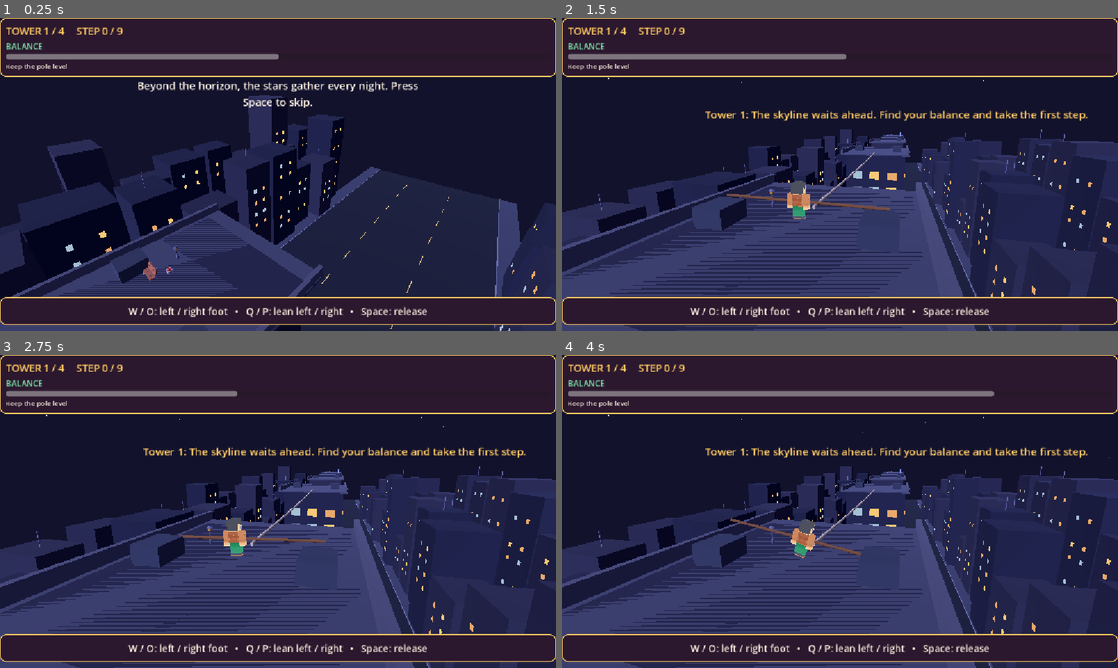
Above: before the commit, frames 1-4 (two rows, left to right).
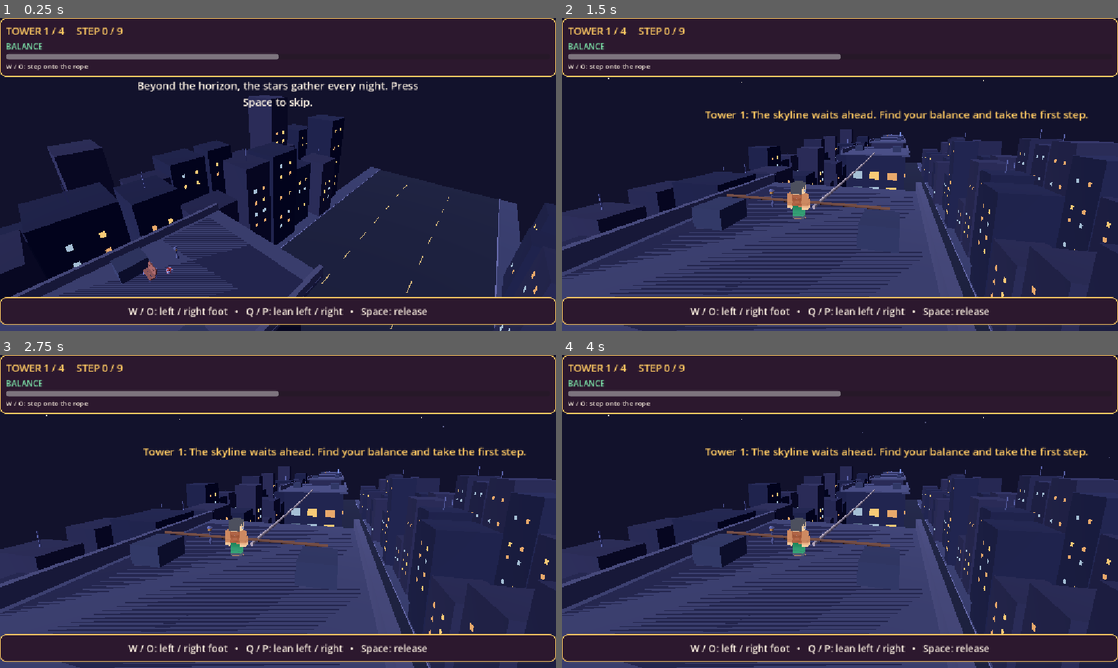
Above: after the commit, the same moments.

Repository: Ady-computerscience/tightrope_walker_alpha
Game: Godot game, scene res://scenes/main.tscn
Same seed, same stepped clock (60 frames per second), same inputs: the game is played once before the commit and once after it.
Inputs:
- Up to frame 1 (0.25 s): no input
- Up to frame 2 (1.5 s): tap Space (release) at 0.5, 0.6 s; hold P (lean_right) 0.53-1.28 s; tap E at 0.8, 1.35 s; hold Q (lean_left) from 1.28 s (still down)
- Up to frame 3 (2.75 s): tap Space (release) at 1.55, 2.1 s; release Q (lean_left) at 2.03 s; hold P (lean_right) from 2.03 s (still down); tap E at 2.3 s
- Up to frame 4 (4 s): tap E at 2.85, 3.8 s; tap Space (release) at 3.05, 3.6 s; release P (lean_right) at 3.53 s; hold Q (lean_left) from 3.53 s (still down)

The runs differ from the first frame. In frame 1, 0.1% of the frame differs, in the area x 1-16%, y 14-17%; in frame 2, 0.2%; in frame 3, 0.7%; in frame 4, 1.4%, in the area x 1-78%, y 11-65%.

Commit message:
Activate balance and interruptions after the first step
The stuntman begins each checkpoint on the rooftop. The first step moves
him onto the rope; balance and interruption rules activate when the step
animation finished. This applies after fall respawns.

Diff:
--- a/scripts/game.gd
+++ b/scripts/game.gd
@@ -232,6 +232,8 @@
 	if progress >= 1.0:
 		step_duration = 0.0
 		_play_walker_animation("idle")
+		if rules.step == 1 and not rules.on_rope:
+			rules.reach_rope()
 		if step_result == "tower":
 			rules.reach_tower()
 			_announce_tower()
@@ -342,11 +344,14 @@
 
 func _update_hud() -> void:
 	var cue := "Keep the pole level"
-	match rules.stage_kind():
-		"Wind": cue = "Wind: %s  %.0f%%" % ["RIGHT" if rules.wind_dir > 0 else "LEFT", rules.wind_ramp * 100.0]
-		"Birds": cue = "Center bird: Q / P  %.1fs" % rules.bird_timer if rules.bird_phase == "warn" else ("Bird gust!" if rules.bird_gust_timer > 0.0 else ("Birds incoming" if rules.bird_phase == "approach" else "Watch for the birds"))
-		"Tension": cue = "Tension: %.0f%%  •  Space to release" % [rules.tension * 100.0]
-		"Sway": cue = "Sway: %.0f%%  •  Step near center" % [rules.sway * 100.0]
+	if not rules.on_rope:
+		cue = "W / O: step onto the rope"
+	else:
+		match rules.stage_kind():
+			"Wind": cue = "Wind: %s  %.0f%%" % ["RIGHT" if rules.wind_dir > 0 else "LEFT", rules.wind_ramp * 100.0]
+			"Birds": cue = "Center bird: Q / P  %.1fs" % rules.bird_timer if rules.bird_phase == "warn" else ("Bird gust!" if rules.bird_gust_timer > 0.0 else ("Birds incoming" if rules.bird_phase == "approach" else "Watch for the birds"))
+			"Tension": cue = "Tension: %.0f%%  •  Space to release" % [rules.tension * 100.0]
+			"Sway": cue = "Sway: %.0f%%  •  Step near center" % [rules.sway * 100.0]
 	hud.show_status(rules.tower, rules.step, Rules.STEPS_PER_TOWER, rules.stage_kind(), rules.tilt, cue)
 
 
--- a/scripts/tightrope_rules.gd
+++ b/scripts/tightrope_rules.gd
@@ -36,6 +36,7 @@
 var tower := 1
 var checkpoint_tower := 1
 var step := 0
+var on_rope := false
 var state := "walking"
 var time := 0.0
 var stage_time := 0.0
@@ -115,6 +116,12 @@
 		return events
 	var dt := minf(delta, 0.1)
 	time += dt
+	if not on_rope:
+		tilt = 0.0
+		tilt_vel = 0.0
+		lean_smooth = 0.0
+		push = 0.0
+		return events
 	stage_time += dt
 	var stage_push := sin(time * 1.7) * WOBBLE + sin(time * 3.1 + 1.0) * WOBBLE * 0.45
 	match stage_kind():
@@ -187,14 +194,17 @@
 		return "blocked"
 	if time - last_step_at < STEP_COOLDOWN:
 		return "cooldown"
+	if step > 0 and not on_rope:
+		return "blocked"
 	last_step_at = time
 	var result := "ok"
-	if stage_kind() == "Tension":
+	if on_rope and stage_kind() == "Tension":
 		tension = minf(0.99, tension + TENSION_PER_STEP)
-	elif stage_kind() == "Sway" and not sway_safe(sway):
+	elif on_rope and stage_kind() == "Sway" and not sway_safe(sway):
 		tilt_vel += (1 if sway >= 0.0 else -1) * SWAY_SHOVE
 		result = "shove"
-	tilt_vel += _rng.randf_range(-0.3, 0.3)
+	if on_rope:
+		tilt_vel += _rng.randf_range(-0.3, 0.3)
 	step += 1
 	if step >= STEPS_PER_TOWER:
 		if tower >= TOWER_COUNT:
@@ -210,7 +220,7 @@
 
 
 func release() -> String:
-	if state != "walking" or stage_kind() != "Tension":
+	if state != "walking" or not on_rope or stage_kind() != "Tension":
 		return "none"
 	if time - last_release_at < RELEASE_COOLDOWN:
 		return "cooldown"
@@ -233,6 +243,11 @@
 		checkpoint_tower = tower
 
 
+func reach_rope() -> void:
+	if state == "walking" and step == 1:
+		on_rope = true
+
+
 func _fall(reason: String, events: Array[Dictionary], direction: int = 0) -> void:
 	state = "falling"
 	falls += 1
@@ -247,6 +262,7 @@
 
 func _reset_stage() -> void:
 	step = 0
+	on_rope = false
 	tilt = 0.0
 	tilt_vel = 0.0
 	lean_smooth = 0.0
--- a/tests/test_rules.gd
+++ b/tests/test_rules.gd
@@ -7,6 +7,7 @@
 
 func _initialize() -> void:
 	_test_path()
+	_test_safe_checkpoints()
 	_test_steps_and_checkpoints()
 	_test_checkpoint_respawn()
 	_test_wind_disabled()
@@ -39,10 +40,35 @@
 			_check(Rules.rope_at(Rules.step_z(tower, step)).get("tower", -1) == tower, "tower %d step %d is on rope" % [tower, step])
 
 
+func _test_safe_checkpoints() -> void:
+	for tower_number in range(1, Rules.TOWER_COUNT + 1):
+		var run := Rules.new(100 + tower_number)
+		run.tower = tower_number
+		run.tilt = 0.99
+		run.tilt_vel = 2.0
+		run.bird_timer = 0.0
+		run.tension = 0.99
+		var events := run.update(0.1, 1.0)
+		_check(events.is_empty() and run.state == "walking" and not run.on_rope and is_zero_approx(run.tilt) and is_zero_approx(run.stage_time), "tower %d checkpoint ignores balance and interruptions" % tower_number)
+		_check(run.try_step() == "ok" and run.step == 1 and not run.on_rope, "tower %d first step begins from rooftop" % tower_number)
+		for tick in 4:
+			events = run.update(0.1, 1.0)
+			_check(events.is_empty() and run.state == "walking" and is_zero_approx(run.stage_time), "tower %d first step stays safe until it reaches the rope" % tower_number)
+		run.tension = 0.0
+		run.reach_rope()
+		run.update(1.0 / 60.0, 0.0)
+		_check(run.on_rope and run.stage_time > 0.0, "tower %d activates rules after reaching the rope" % tower_number)
+
+
 func _test_steps_and_checkpoints() -> void:
 	var run := Rules.new(1)
+	_check(not run.on_rope, "start tower begins off the rope")
 	_check(run.try_step() == "ok", "first press steps")
 	_check(run.try_step() == "cooldown" and run.step == 1, "rapid second press is ignored")
+	run.time += 0.5
+	_check(run.try_step() == "blocked" and not run.on_rope, "second step waits for the first step to reach the rope")
+	run.reach_rope()
+	_check(run.on_rope, "first completed step activates balance")
 	for index in 8:
 		run.time += 0.5
 		run.tilt = 0.0
@@ -51,38 +77,43 @@
 			_check(result == "tower" and run.tower == 2 and run.step == 0, "nine steps reach tower two")
 	run.tower = 3
 	run.checkpoint_tower = 3
+	run.time += 0.5
+	_check(run.try_step() == "ok", "checkpoint first step begins")
+	run.reach_rope()
 	run.tilt = 0.99
 	run.tilt_vel = 2.0
 	var events := run.update(1.0 / 60.0, 0.0)
 	_check(run.state == "falling" and events.back().get("type") == "fall", "balance fall fires event")
 	run.respawn()
-	_check(run.state == "walking" and run.tower == 3 and run.step == 0, "fall restarts same tower")
+	_check(run.state == "walking" and run.tower == 3 and run.step == 0 and not run.on_rope, "fall restarts safely on same tower")
 
 
 func _test_checkpoint_respawn() -> void:
 	var run := Rules.new(13)
 	for reached in range(1, Rules.TOWER_COUNT + 1):
-		_check(run.tower == reached and run.checkpoint_tower == reached, "tower %d is the active checkpoint" % reached)
-		run.try_step()
+		_check(run.tower == reached and run.checkpoint_tower == reached and not run.on_rope, "tower %d is a safe checkpoint" % reached)
+		run.time += 0.5
+		_check(run.try_step() == "ok", "tower %d first step begins" % reached)
+		run.reach_rope()
 		_force_balance_fall(run)
 		run.respawn()
-		_check(run.tower == reached and run.step == 0, "fall before next tower respawns at tower %d" % reached)
+		_check(run.tower == reached and run.step == 0 and not run.on_rope, "fall before next tower respawns safely at tower %d" % reached)
 		if reached == Rules.TOWER_COUNT:
 			break
-		for attempt in 2:
-			for step_number in Rules.STEPS_PER_TOWER:
-				run.time += 0.5
-				var result := run.try_step()
-				if step_number == Rules.STEPS_PER_TOWER - 1:
-					_check(result == "tower" and run.tower == reached + 1, "tower %d transition begins" % reached)
-			if attempt == 0:
-				_check(run.checkpoint_tower == reached, "checkpoint waits for landing on tower %d" % (reached + 1))
-				_force_balance_fall(run)
-				run.respawn()
-				_check(run.tower == reached, "fall during landing returns to tower %d" % reached)
-			else:
-				run.reach_tower()
-				_check(run.checkpoint_tower == reached + 1, "landing saves tower %d checkpoint" % (reached + 1))
+		for step_number in Rules.STEPS_PER_TOWER:
+			run.time += 0.5
+			var result := run.try_step()
+			if step_number == 0:
+				_check(not run.on_rope, "tower %d first step is safe until landing on rope" % reached)
+				run.reach_rope()
+			if step_number == Rules.STEPS_PER_TOWER - 1:
+				_check(result == "tower" and run.tower == reached + 1 and not run.on_rope, "tower %d landing begins safely" % reached)
+		_check(run.checkpoint_tower == reached, "checkpoint waits for landing on tower %d" % (reached + 1))
+		run.tilt = 0.99
+		run.tilt_vel = 2.0
+		_check(run.update(1.0 / 60.0, 0.0).is_empty() and run.state == "walking" and is_zero_approx(run.tilt), "balance cannot fail during tower landing")
+		run.reach_tower()
+		_check(run.checkpoint_tower == reached + 1, "landing saves tower %d checkpoint" % (reached + 1))
 
 
 func _force_balance_fall(run: TightropeRules) -> void:
@@ -92,20 +123,29 @@
 	_check(run.state == "falling" and events.back().get("type") == "fall", "balance fall triggers for checkpoint test")
 
 
+func _enter_rope(run: TightropeRules) -> void:
+	_check(run.try_step() == "ok", "first step onto rope begins")
+	run.reach_rope()
+	_check(run.on_rope, "first step onto rope completes")
+
+
 func _test_wind_disabled() -> void:
 	var run := Rules.new(8)
 	_check(run.stage_kind() == "Balance", "tower one uses balance while wind is disabled")
+	_enter_rope(run)
 	for tick in 120:
 		for event in run.update(0.1, 0.0):
 			_check(event["type"] != "gust", "disabled wind emitted a gust at tick %d" % tick)
 		if run.state == "falling":
 			run.respawn()
+			_enter_rope(run)
 		_check(is_zero_approx(run.wind_ramp) and is_equal_approx(run.wind_timer, 0.6), "disabled wind changed its timer or ramp at tick %d" % tick)
 
 
 func _test_birds() -> void:
 	var run := Rules.new(4)
 	run.tower = 2
+	_enter_rope(run)
 	run.bird_timer = 0.0
 	var events := run.update(1.0 / 60.0, 0.0)
 	_check(events.size() == 1 and events[0]["type"] == "birds" and run.bird_phase == "approach", "birds approach before warning")
@@ -126,6 +166,7 @@
 	_check(run.tilt_vel * run.bird_dir < 0.0, "bird gust pushes opposite the center bird")
 	var correct := Rules.new(5)
 	correct.tower = 2
+	_enter_rope(correct)
 	correct.bird_phase = "warn"
 	correct.bird_timer = Rules.BIRD_WARN
 	correct.bird_dir = 1
@@ -138,6 +179,7 @@
 	_check(events.any(func(event: Dictionary) -> bool: return event["type"] == "birds_pass") and events.any(func(event: Dictionary) -> bool: return event["type"] == "bird_gust" and event["dir"] == -1), "success emits pass and gust events")
 	var last_frame := Rules.new(7)
 	last_frame.tower = 2
+	_enter_rope(last_frame)
 	last_frame.bird_phase = "warn"
 	last_frame.bird_timer = 0.01
 	last_frame.bird_dir = -1
@@ -147,6 +189,7 @@
 	_check(correct.push < 0.0 and correct.bird_gust_timer < Rules.BIRD_GUST_DURATION, "bird gust continues briefly after countdown")
 	var idle := Rules.new(6)
 	idle.tower = 2
+	_enter_rope(idle)
 	idle.bird_phase = "warn"
 	idle.bird_timer = 0.0
 	idle.update(1.0 / 60.0, 0.0)
@@ -157,6 +200,7 @@
 	for seed_value in range(1, 101):
 		var flock := Rules.new(seed_value)
 		flock.tower = 2
+		_enter_rope(flock)
 		flock.bird_timer = 0.0
 		flock.update(1.0 / 60.0, 0.0)
 		saw_left = saw_left or flock.bird_entry_side == -1
@@ -172,6 +216,8 @@
 func _test_tension() -> void:
 	var run := Rules.new(5)
 	run.tower = 3
+	_check(run.release() == "none", "tension cannot be released on checkpoint")
+	_enter_rope(run)
 	run.tension = 0.7
 	_check(run.release() == "released" and run.tension == 0.0, "release resets tension")
 	_check(run.release() == "cooldown", "release has cooldown")
@@ -184,16 +230,23 @@
 	var run := Rules.new(6)
 	run.tower = 4
 	run.sway = 0.9
-	_check(run.try_step() == "shove" and run.step == 1, "unsafe sway shoves but still advances")
+	_check(run.try_step() == "ok" and run.step == 1, "first step is safe from sway")
+	run.reach_rope()
+	run.time += 0.5
+	_check(run.try_step() == "shove" and run.step == 2, "unsafe sway shoves after entering rope")
 	var safe := Rules.new(6)
 	safe.tower = 4
 	safe.sway = 0.05
+	_enter_rope(safe)
+	safe.time += 0.5
 	_check(safe.try_step() == "ok", "safe sway allows step")
 
 
 func _test_determinism() -> void:
 	var first := Rules.new(42)
 	var second := Rules.new(42)
+	_enter_rope(first)
+	_enter_rope(second)
 	for tick in 180:
 		var lean := sin(float(tick) * 0.12)
 		first.update(1.0 / 60.0, lean)
@@ -225,6 +278,8 @@
 			var result := run.try_step()
 			if result != "cooldown":
 				since_step = 0.0
+			if run.step == 1 and not run.on_rope:
+				run.reach_rope()
 			if result == "tower":
 				run.reach_tower()
 			if result == "won":
--- a/tests/test_scene.gd
+++ b/tests/test_scene.gd
@@ -20,6 +20,10 @@
 		printerr("FAIL: game scene did not initialize")
 		quit(1)
 		return true
+	if game.get("rules").on_rope or not Rules.rope_at(game.get("visual_z")).is_empty():
+		printerr("FAIL: stuntman did not start safely on the rooftop")
+		quit(1)
+		return true
 	var bird_models: Array = game.get("birds")
 	if bird_models.size() != 3:
 		printerr("FAIL: three bird models were not created")
@@ -139,8 +143,20 @@
 		return true
 	startup_rules.last_step_at = -10.0
 	game.call("_step", "left")
-	if not game.get("has_taken_first_step") or startup_rules.step != 1:
+	if not game.get("has_taken_first_step") or startup_rules.step != 1 or startup_rules.on_rope:
 		printerr("FAIL: first successful step did not start control hint countdown")
+		quit(1)
+		return true
+	game.call("_update_step", 0.2)
+	startup_rules.tilt = 0.99
+	startup_rules.tilt_vel = 2.0
+	if not startup_rules.update(1.0 / 60.0, 1.0).is_empty() or startup_rules.state != "walking" or startup_rules.on_rope or not is_zero_approx(startup_rules.tilt):
+		printerr("FAIL: balance registered before the first step reached the rope")
+		quit(1)
+		return true
+	game.call("_update_step", 0.2)
+	if not startup_rules.on_rope or not is_equal_approx(game.get("visual_z"), Rules.step_z(1, 1)):
+		printerr("FAIL: first step did not put the stuntman on the rope")
 		quit(1)
 		return true
 	hud.call("_process", 9.9)
@@ -210,7 +226,11 @@
 		printerr("FAIL: left foot step did not advance rules")
 		quit(1)
 		return true
-	game.set("step_duration", 0.0)
+	game.call("_update_step", 1.0)
+	if not game.get("rules").on_rope:
+		printerr("FAIL: first step did not activate rope balance after restart")
+		quit(1)
+		return true
 	game.get("rules").time += 0.5
 	game.call("_step", "right")
 	if game.get("rules").step != 2 or game.get("last_step_foot") != "right" or game.get("walker_animation").current_animation_position < 0.25:
@@ -230,6 +250,8 @@
 		quit(1)
 		return true
 	var run: TightropeRules = game.get("rules")
+	run.step = 1
+	run.reach_rope()
 	run.step = Rules.STEPS_PER_TOWER - 1
 	game.call("_step", "left")
 	if run.tower != 2 or run.checkpoint_tower != 1:
@@ -242,8 +264,25 @@
 		quit(1)
 		return true
 	game.call("_update_step", 1.0)
-	if run.checkpoint_tower != 2:
+	if run.checkpoint_tower != 2 or run.on_rope:
 		printerr("FAIL: landing did not save tower two checkpoint")
+		quit(1)
+		return true
+	run.tilt = 0.99
+	run.tilt_vel = 2.0
+	if not run.update(1.0 / 60.0, 0.0).is_empty() or run.state != "walking" or not is_zero_approx(run.tilt):
+		printerr("FAIL: balance registered on tower two checkpoint")
+		quit(1)
+		return true
+	run.time += 0.5
+	game.call("_step", "left")
+	if run.step != 1 or run.on_rope:
+		printerr("FAIL: tower two first step was not safe until reaching the rope")
+		quit(1)
+		return true
+	game.call("_update_step", 1.0)
+	if not run.on_rope:
+		printerr("FAIL: tower two first step did not activate balance")
 		quit(1)
 		return true
 	run.tilt = 0.99
@@ -255,7 +294,7 @@
 		return true
 	for tick in 18:
 		game.call("_process", 0.1)
-	if run.state != "walking" or run.tower != 2 or not is_equal_approx(game.get("visual_z"), Rules.step_z(2, 0)):
+	if run.state != "walking" or run.tower != 2 or run.on_rope or not is_equal_approx(game.get("visual_z"), Rules.step_z(2, 0)):
 		printerr("FAIL: fall did not respawn on last reached rooftop: state=%s tower=%d z=%f elapsed=%f" % [run.state, run.tower, game.get("visual_z"), game.get("fall_elapsed")])
 		quit(1)
 		return true
